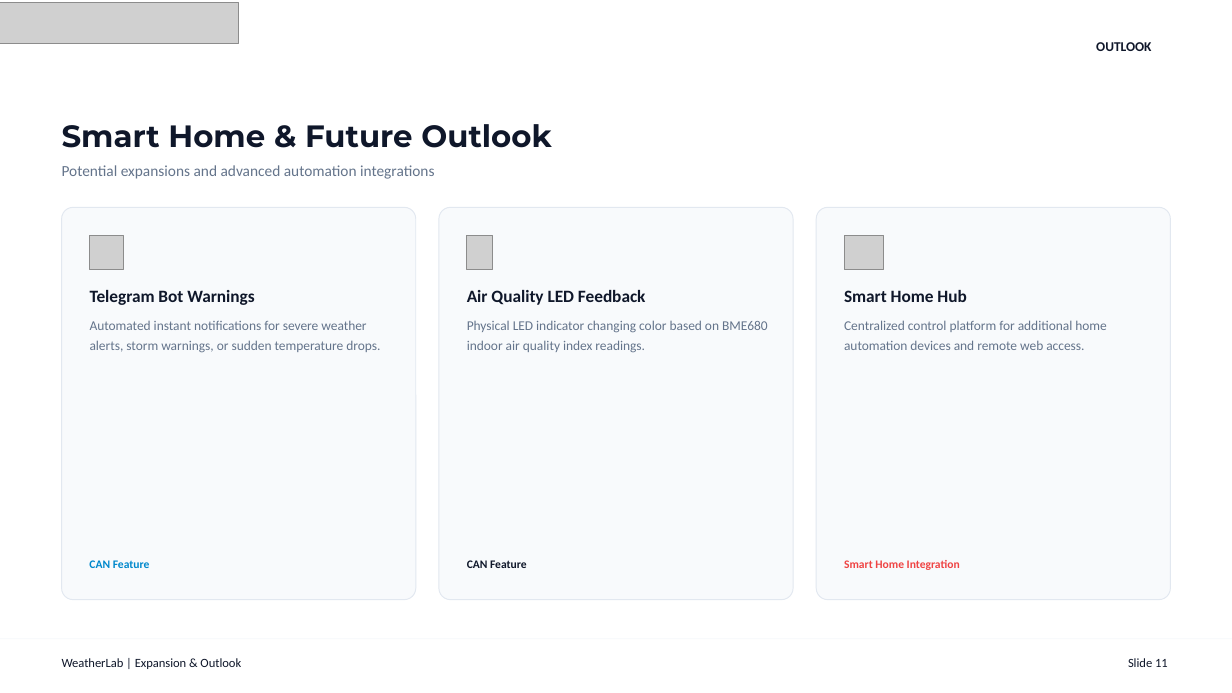
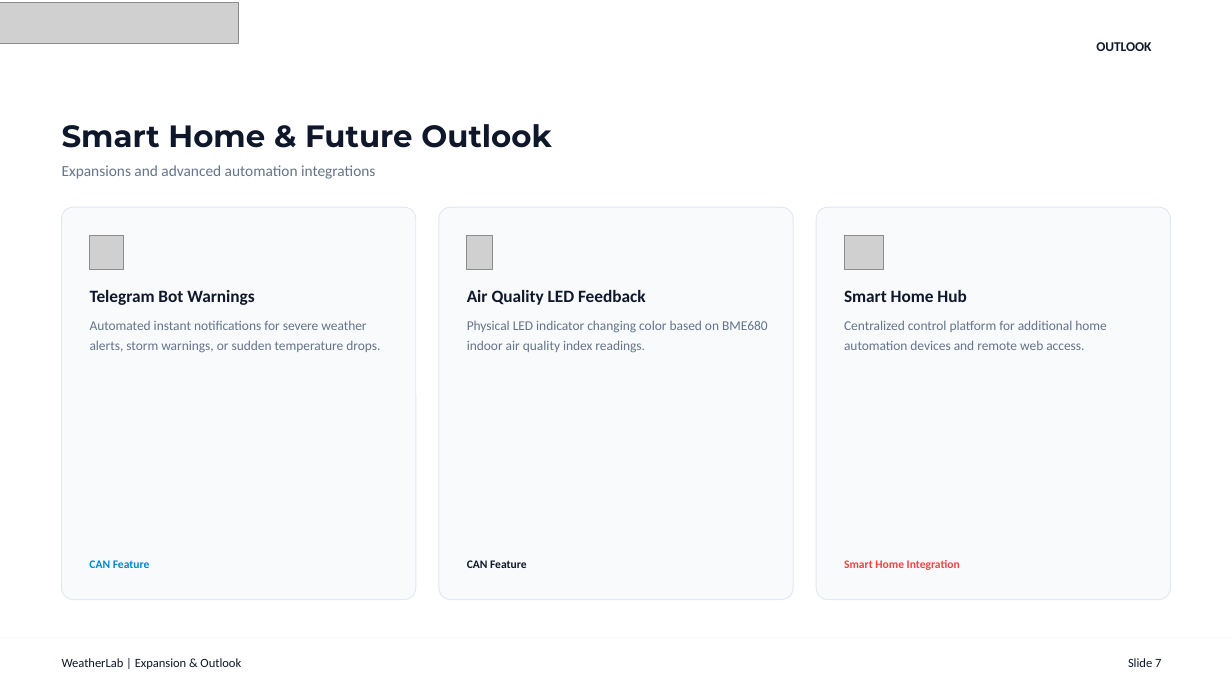
Before and after one commit to Mefyou6/weatherlab, a slide deck: slide 7 of public/praesentation/WeatherLab_Presentation.pptx (slide 6 before the commit). Drawn at 1232x693 pixels with LibreOffice and Linux fonts; fonts in the diff are those of the drawing; grey boxes stand for pictures. Boxes give left, top, right and bottom in pixels: in the first picture for what was removed or moved away, otherwise in the second. Text is boxed around its words. In the diff, an @@ line names an element or a change of style, - is before the commit and + after.

```diff
--- a/public/praesentation/WeatherLab_Presentation.pptx
+++ b/public/praesentation/WeatherLab_Presentation.pptx
@@ text at [62, 165, 375, 179]: text changed @@
-Potential expansions and advanced automation integrations
+Expansions and advanced automation integrations
@@ text at [1128, 658, 1161, 667]: text changed @@
-Slide 11
+Slide 7
```
Also in this commit, not shown: 8 other slides changed, 1 slide added, 2 slides removed, 8 other files.
